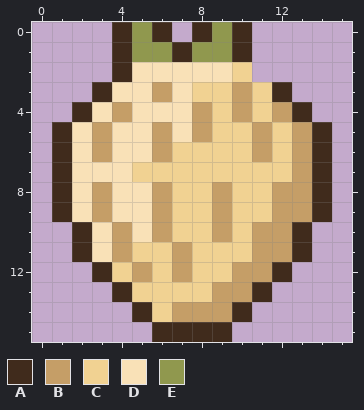
File history of a pixel-art file, assets/sprites/ase/onion.ase. The picture above is the old version.
16x16 pixels, 1 frame.
Palette (. is transparent): A #402b1c  B #c59e67  C #f1d292  D #f9e1b7  E #90984e
Pixels before, first column x 1:
 0 ...AEA.AEA....
 1 ...AEEAEEA....
 2 ...ADDDDDC....
 3 ..ADDBDCCBCA..
 4 .ADBDDDBCBCBA.
 5 ADBDDBDBCCBCBA
 6 ADBDDBCCCCBCBA
 7 ADDDCCCCCCCCBA
 8 ADBDDBCCBCCBBA
 9 ADBDDBCCBCCBBA
10 .ADBDBCCBCBBA.
11 .ADBCCBCCCBBA.
12 ..ACBCBCCBBA..
13 ...ACCCCBBA...
14 ....ACBBBA....
15 .....AAAA.....
New version:
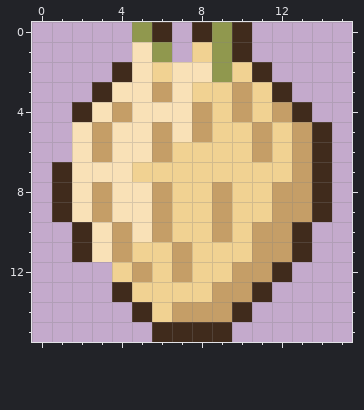
Change:
{"y":0,"x":4,"old":"A","new":"."}
{"y":1,"x":4,"old":"AE","new":".D"}
{"y":1,"x":7,"old":"AE","new":".C"}
{"y":2,"x":6,"old":"D","new":"C"}
{"y":2,"x":9,"old":"D","new":"E"}
{"y":2,"x":11,"old":".","new":"A"}
{"y":5,"x":1,"old":"A","new":"."}
{"y":6,"x":1,"old":"A","new":"."}
{"y":12,"x":3,"old":"A","new":"."}
{"label":"changed","picture_box":[52,22,272,162]}
{"label":"erased","picture_box":[92,262,112,282]}
